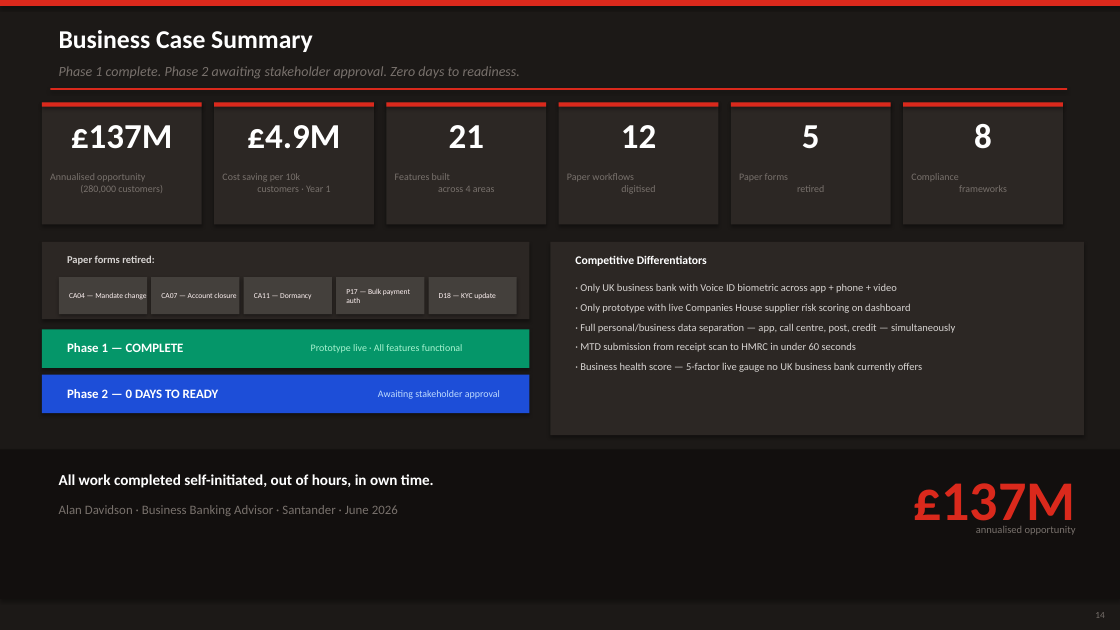
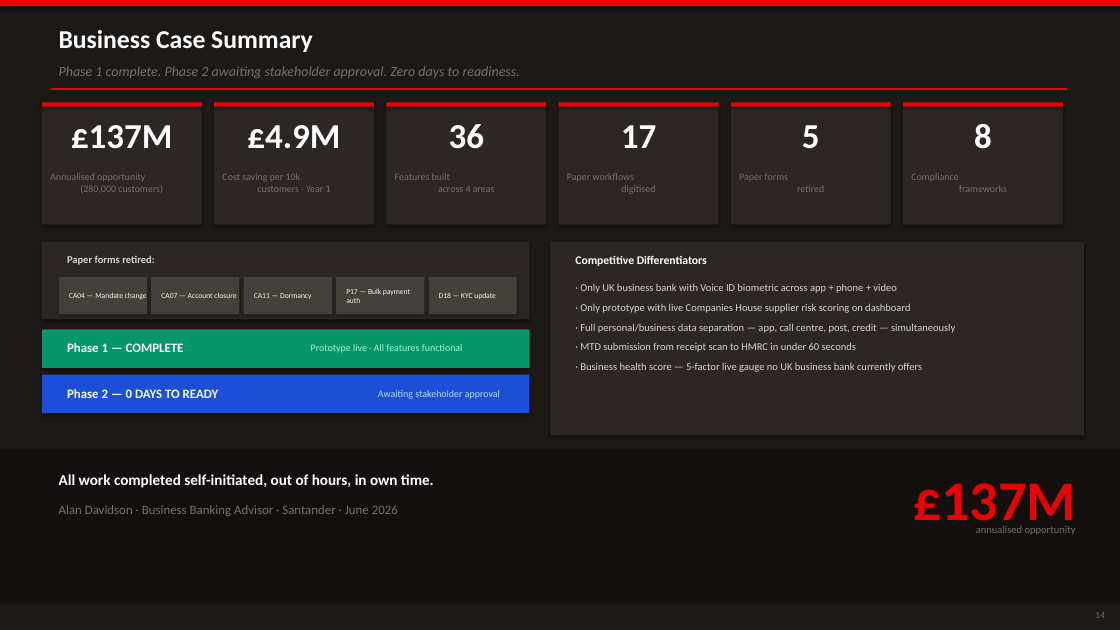
Before and after one commit to imscots-ui/santander, a slide deck: slide 14 of Santander_Project_Record.pptx. Drawn at 1120x630 pixels with LibreOffice and Linux fonts; fonts in the diff are those of the drawing. Boxes give left, top, right and bottom in pixels: in the first picture for what was removed or moved away, otherwise in the second. Text is boxed around its words. In the diff, an @@ line names an element or a change of style, - is before the commit and + after.

```diff
--- a/Santander_Project_Record.pptx
+++ b/Santander_Project_Record.pptx
@@ fill #DA291C to #EC0000 in 8 elements at box(0, 0, 1120, 6), box(50, 88, 1067, 90), box(42, 103, 202, 107), box(214, 103, 374, 107), box(386, 103, 546, 107), box(559, 103, 718, 107), box(731, 103, 891, 107), box(903, 103, 1063, 107) @@
@@ text at box(449, 124, 484, 149): text changed @@
-21
+36
@@ text at box(621, 125, 656, 148): text changed @@
-12
+17
@@ text "£137M" at box(913, 483, 1075, 533): text colour #DA291C to #EC0000 @@
```
Also in this commit, not shown: 13 other slides changed, 33 other files.
